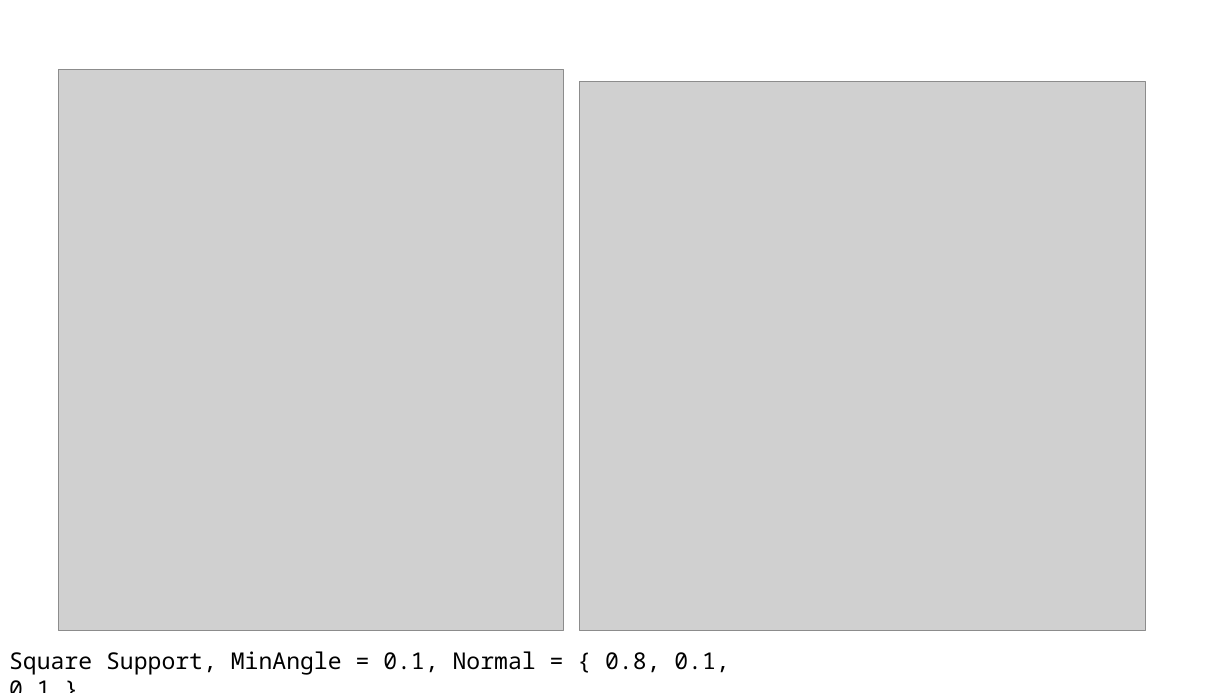
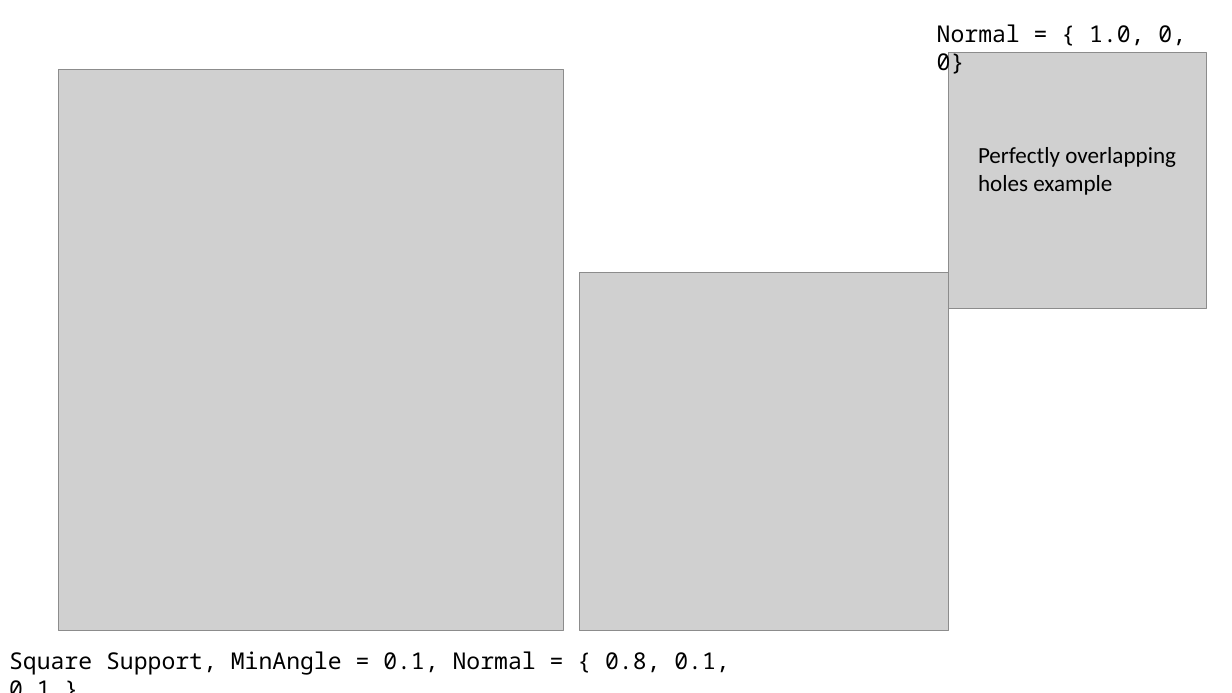
Before and after one commit to DesignEngrLab/TVGL, a slide deck: slide 9 of TVGLTest/Silhouette Tests/Silhouette Tests.pptx (slide 8 before the commit). Drawn at 1232x693 pixels with LibreOffice and Linux fonts; fonts in the diff are those of the drawing; grey boxes stand for pictures. Boxes give left, top, right and bottom in pixels: in the first picture for what was removed or moved away, otherwise in the second. Text is boxed around its words. In the diff, an @@ line names an element or a change of style, - is before the commit and + after.

```diff
--- a/TVGLTest/Silhouette Tests/Silhouette Tests.pptx
+++ b/TVGLTest/Silhouette Tests/Silhouette Tests.pptx
@@ text added at (x1=937, y1=24, x2=1186, y2=76), 18 pt, text #000000 @@
+Normal = { 1.0, 0, 0}
@@ picture added at (x1=949, y1=53, x2=1207, y2=309) @@
@@ text added at (x1=978, y1=147, x2=1176, y2=195), 18 pt, text #000000 @@
+Perfectly overlapping holes example
@@ picture resized from (x1=579, y1=81, x2=1146, y2=630) to (x1=579, y1=273, x2=949, y2=631) @@
```
Also in this commit, not shown: 1 other slide changed, 1 slide added, 4 other files.
